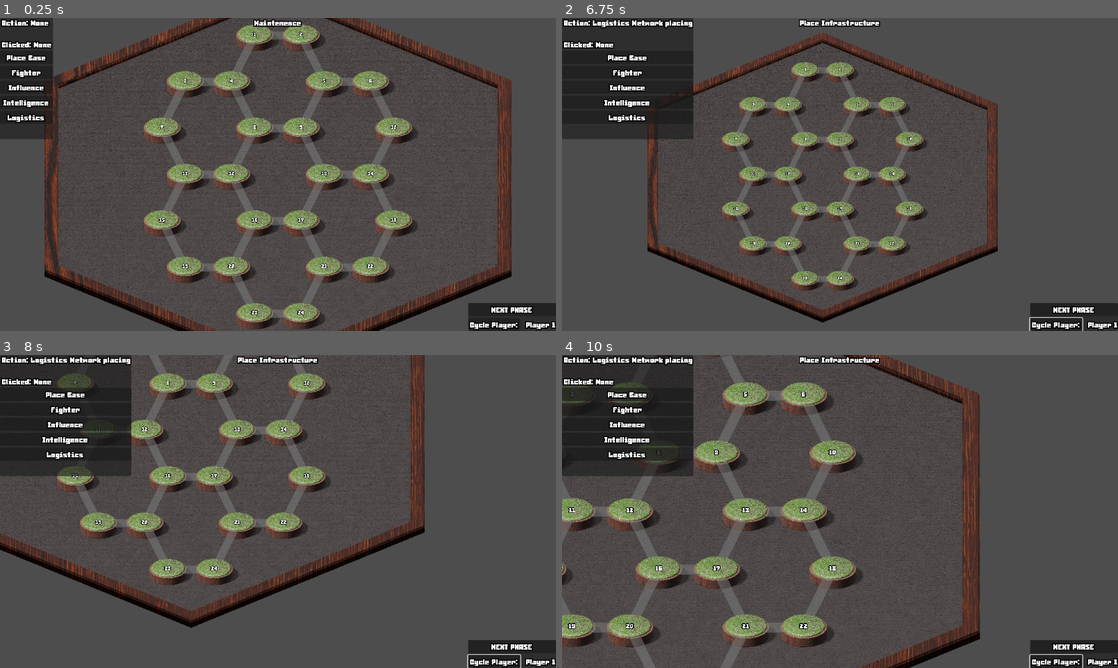
Above: before the commit, frames 1-4 (two rows, left to right).
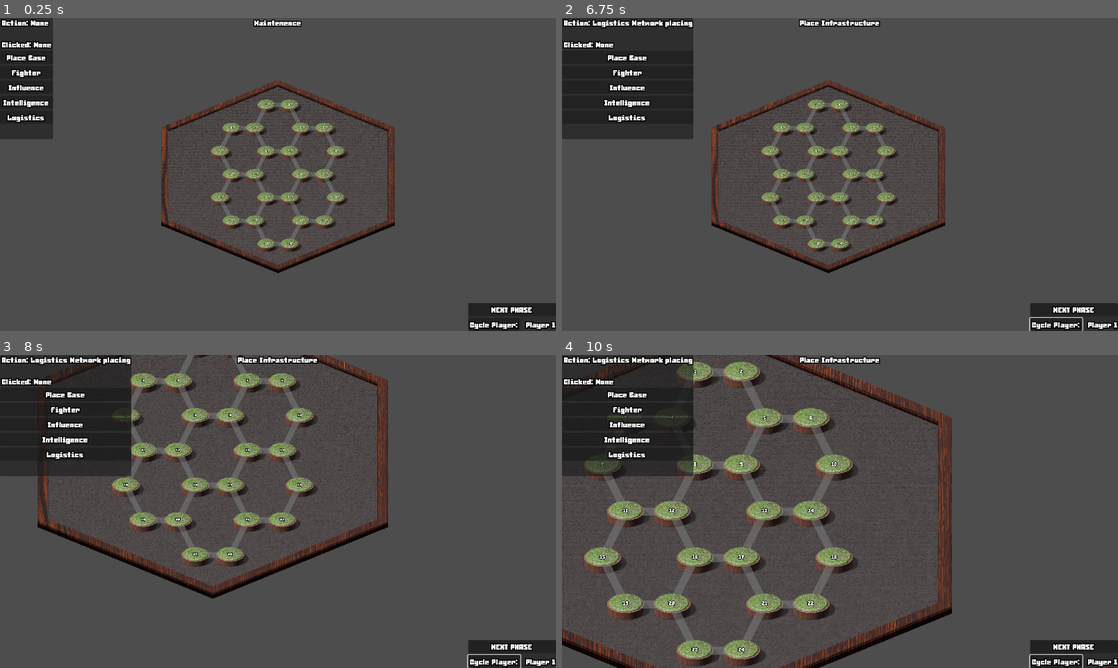
Above: after the commit, the same moments.

Repository: Sheepy3/insurgencygame
Game: Godot game, scene res://MapStuff/Map.tscn
Same seed, same stepped clock (60 frames per second), same inputs: the game is played once before the commit and once after it.
Inputs (mouse positions are in pixels of both pictures, inside the frame that each line leads up to):
- Up to frame 1 (0.25 s): no input
- Up to frame 2 (6.75 s): click "NEXT PHASE" at 0.5 s; click "NEXT PHASE" at 1.25 s; click "Place Base" at 2 s; click "Fighter" at 2.75 s; click "Influence" at 3.5 s; click "Intelligence" at 4.25 s; click "Logistics" at 5 s; click "Cycle Player:" at 5.75 s; tap Enter at 6.5 s; move the mouse to (840, 36) at 6.52 s; hold D (Move_right) from 6.53 s (still down); tap Mouse wheel down (Scroll_down) at 6.6 s; click (840, 36) at 6.67 s
- Up to frame 3 (8 s): tap Mouse wheel up (Scroll_up) at 6.8, 7.35 s; move the mouse to (161, 392) at 7.27 s; release D (Move_right) at 7.28 s; hold S (Move_down) from 7.28 s (still down); click (161, 392) at 7.42 s; tap Mouse wheel down (Scroll_down) at 7.55 s
- Up to frame 4 (10 s): move the mouse to (650, 358) at 8.02 s; release S (Move_down) at 8.03 s; hold D (Move_right) 8.03-8.78 s; click (650, 358) at 8.1 s; tap Mouse wheel up (Scroll_up) at 8.3, 9.6 s; move the mouse to (589, 370) at 8.77 s; hold W (Move_up) 8.78-9.53 s; tap Mouse wheel down (Scroll_down) at 8.85 s; click (589, 370) at 8.92 s; move the mouse to (701, 386) at 9.52 s; hold A (Move_left) from 9.53 s (still down); click (701, 386) at 9.67 s

The runs differ from the first frame. In frame 1, 25% of the frame differs, in the area x 8-92%, y 0-100%; in frame 2, 17%; in frame 3, 21%; in frame 4, 29%, in the area x 0-76%, y 0-100%.

Commit message:
fix camera

Diff:
--- a/GUI/camera_2d.gd
+++ b/GUI/camera_2d.gd
@@ -1,9 +1,5 @@
 extends Camera2D
-
-
-# Called when the node enters the scene tree for the first time.
-func _ready() -> void:
-	pass # Replace with function body.
+@export var zoom_factor:float = 0.1
 
 
 # Called every frame. 'delta' is the elapsed time since the previous frame.
@@ -24,7 +20,12 @@
 		if not position.x > bounds:
 			move_vector.x=1
 	position += move_vector*10
+	var dir:int = 0
 	if Input.is_action_just_released("Scroll_up"):
-		zoom +=Vector2(0.1,0.1)
+		dir = 1
 	if Input.is_action_just_released("Scroll_down"):
-		zoom -=Vector2(0.1,0.1)
+		dir = -1
+	var new_zoom:Vector2 = zoom + Vector2.ONE * (dir*zoom_factor)
+	new_zoom.x = clamp(new_zoom.x,0.2,1.5)
+	new_zoom.y = clamp(new_zoom.y,0.2,1.5)
+	zoom = new_zoom
--- a/MapStuff/Map.tscn
+++ b/MapStuff/Map.tscn
@@ -89,7 +89,7 @@
 
 [node name="Camera2D" type="Camera2D" parent="."]
 offset = Vector2(0, 720)
-zoom = Vector2(0.4, 0.4)
+zoom = Vector2(0.2, 0.2)
 script = ExtResource("3_ftre2")
 
 [node name="UI" parent="." instance=ExtResource("3_vxjy0")]
--- a/MapStuff/Path.tscn
+++ b/MapStuff/Path.tscn
@@ -933,30 +933,26 @@
 shape = SubResource("RectangleShape2D_nxxog")
 
 [node name="Intelligence_Network" type="Sprite2D" parent="."]
-visible = false
 texture_filter = 1
 material = SubResource("ShaderMaterial_lw2ce")
 position = Vector2(120, 10.5)
 texture = ExtResource("4_lw2ce")
 
 [node name="Intelligence_Text" type="AnimatedSprite2D" parent="Intelligence_Network"]
-visible = false
 material = SubResource("ShaderMaterial_pka5v")
-position = Vector2(0, -1.5)
+position = Vector2(0, -0.5)
 sprite_frames = SubResource("SpriteFrames_atbbf")
 frame_progress = 0.689034
 
 [node name="Logistics_Network" type="Sprite2D" parent="."]
-visible = false
 texture_filter = 1
 material = SubResource("ShaderMaterial_f2bj7")
 position = Vector2(120, -10.5)
 texture = ExtResource("4_lw2ce")
 
 [node name="Logistics_Text" type="AnimatedSprite2D" parent="Logistics_Network"]
-visible = false
 material = SubResource("ShaderMaterial_3mjvh")
-position = Vector2(0, -1)
+position = Vector2(0, -0.5)
 sprite_frames = SubResource("SpriteFrames_q25ov")
 animation = &"Default"
 frame_progress = 0.270185
